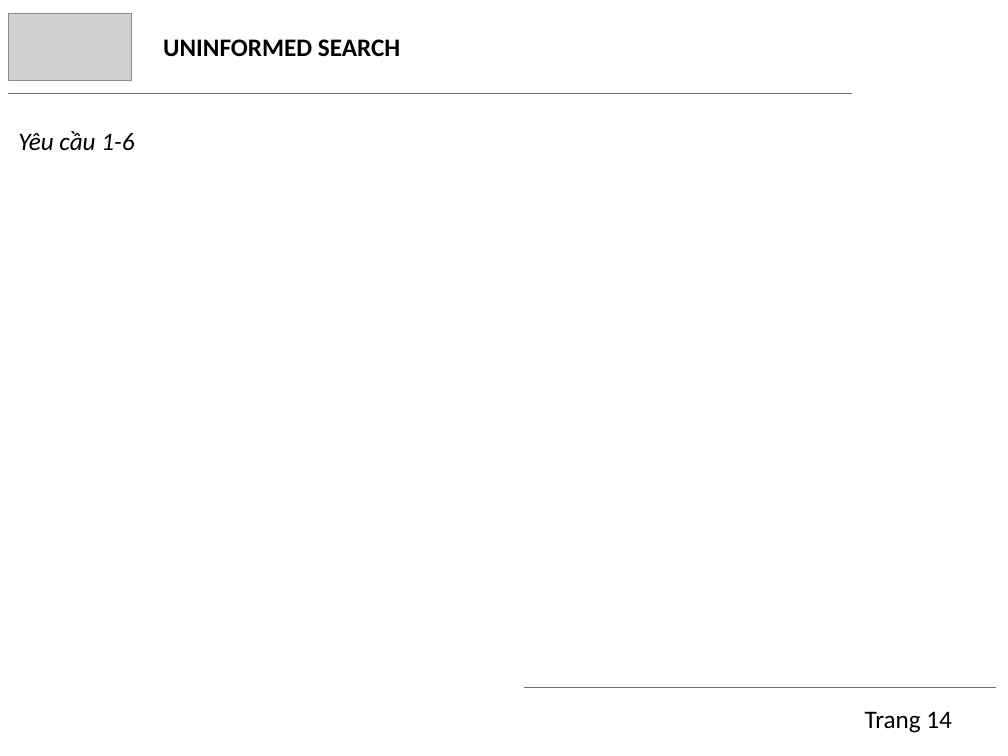
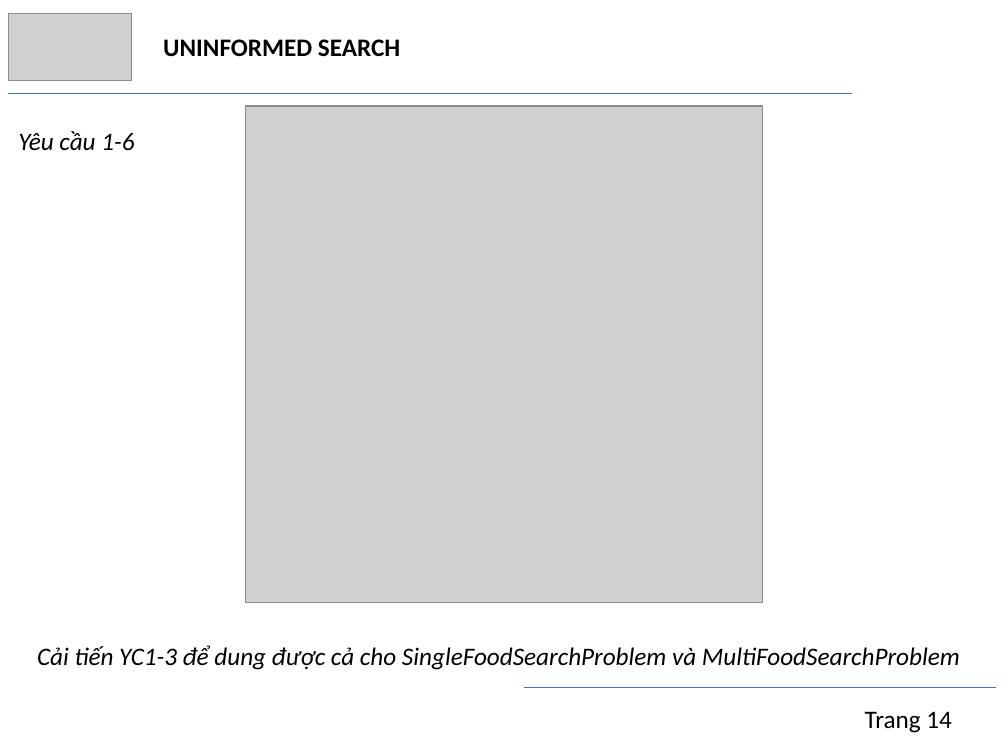
Before and after one commit to trngbro/AI, a slide deck: slide 14 of present/presentation.pptx. Drawn at 1008x756 pixels with LibreOffice and Linux fonts; fonts in the diff are those of the drawing; grey boxes stand for pictures. Boxes give left, top, right and bottom in pixels: in the first picture for what was removed or moved away, otherwise in the second. Text is boxed around its words. In the diff, an @@ line names an element or a change of style, - is before the commit and + after.

```diff
--- a/present/presentation.pptx
+++ b/present/presentation.pptx
@@ picture added at [246,106,763,603] @@
@@ text added at [37,645,960,670], 18 pt, text #000000, italic @@
+Cải tiến YC1-3 để dung được cả cho SingleFoodSearchProblem và MultiFoodSearchProblem
```
Also in this commit, not shown: 12 other slides changed.
